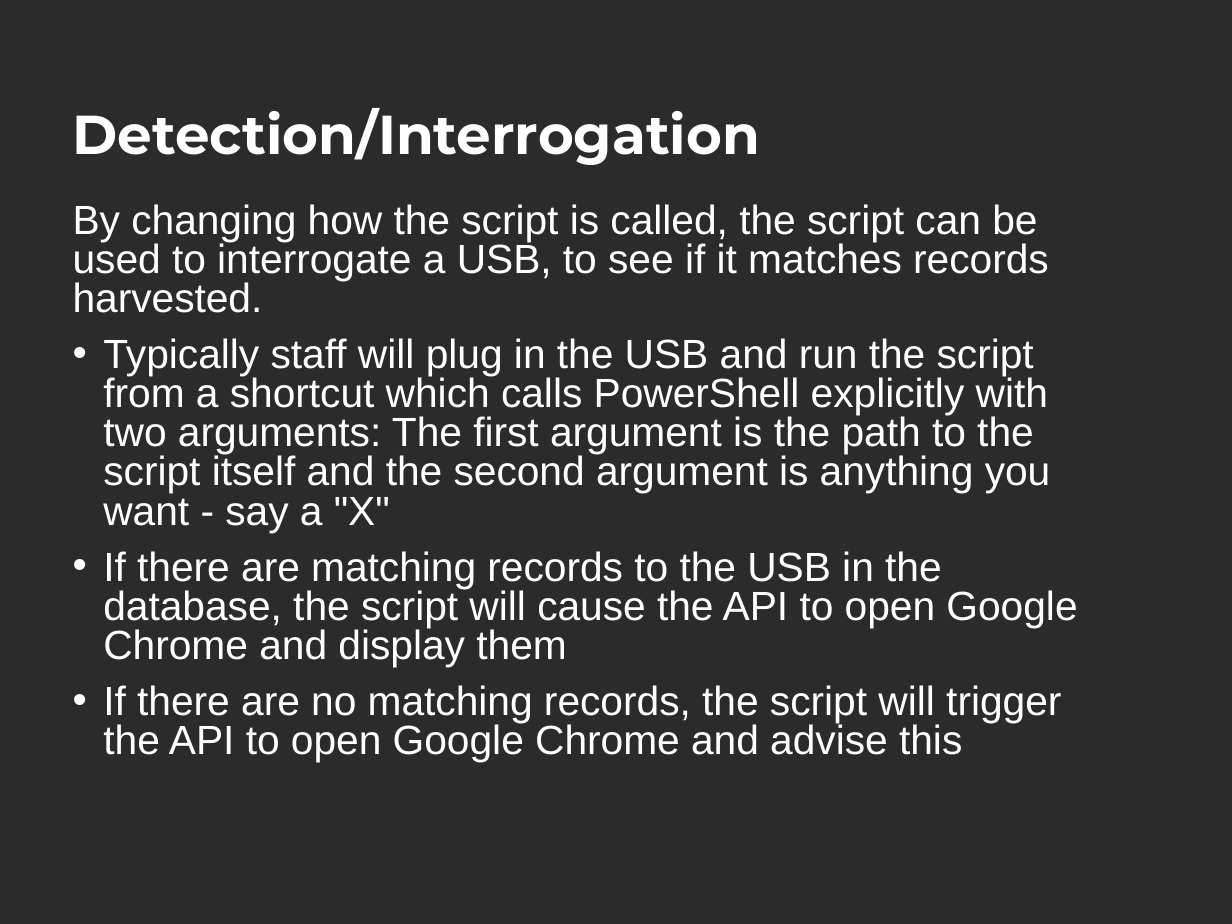
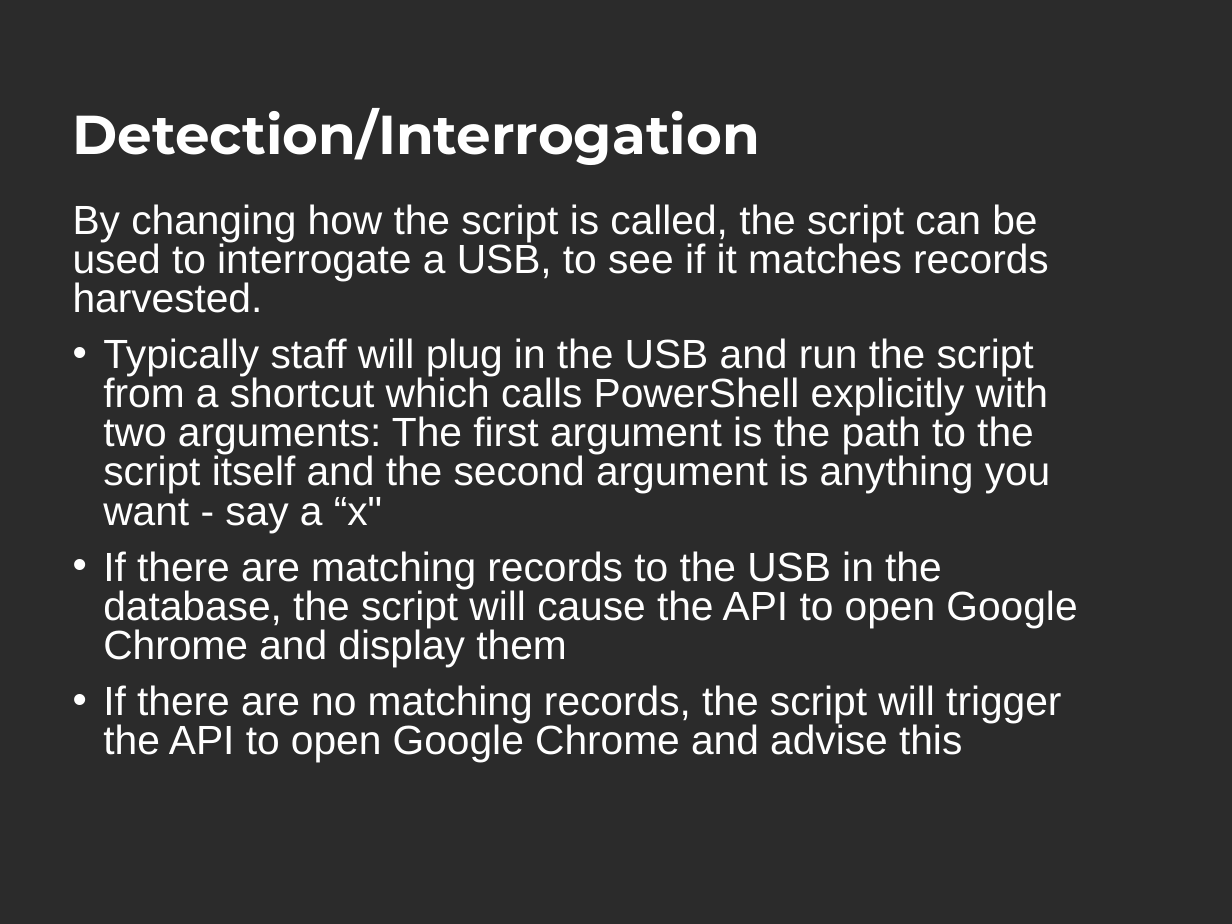
Before and after one commit to university-of-waikato-library/usb, a slide deck: slide 7 of Slides/Stone USB - Std.pptx. Drawn at 1232x924 pixels with LibreOffice and Linux fonts; fonts in the diff are those of the drawing; background and template pictures are left out; a plain dark background stands for a picture behind light text. Boxes give left, top, right and bottom in pixels: in the first picture for what was removed or moved away, otherwise in the second. Text is boxed around its words. In the diff, an @@ line names an element or a change of style, - is before the commit and + after.

```diff
--- a/Slides/Stone USB - Std.pptx
+++ b/Slides/Stone USB - Std.pptx
@@ text at [103, 338, 1051, 532]: text changed @@
-• Typically staff will plug in the USB and run the script from a shortcut which calls PowerShell explicitly with two arguments: The first argument is the path to the script itself and the second argument is anything you want - say a "X"
+• Typically staff will plug in the USB and run the script from a shortcut which calls PowerShell explicitly with two arguments: The first argument is the path to the script itself and the second argument is anything you want - say a “x"
```
Also in this commit, not shown: 4 other slides changed, 1 other file.
